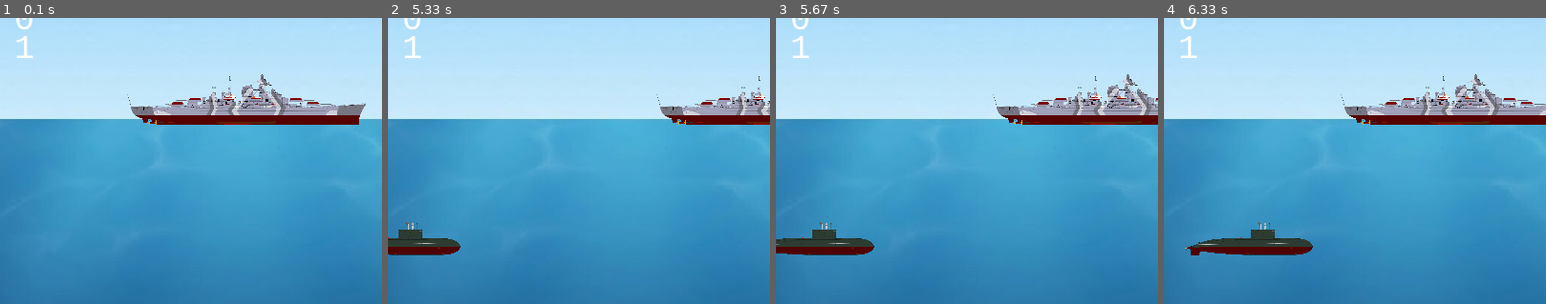
Above: before the commit, frames 1-4 (left to right).
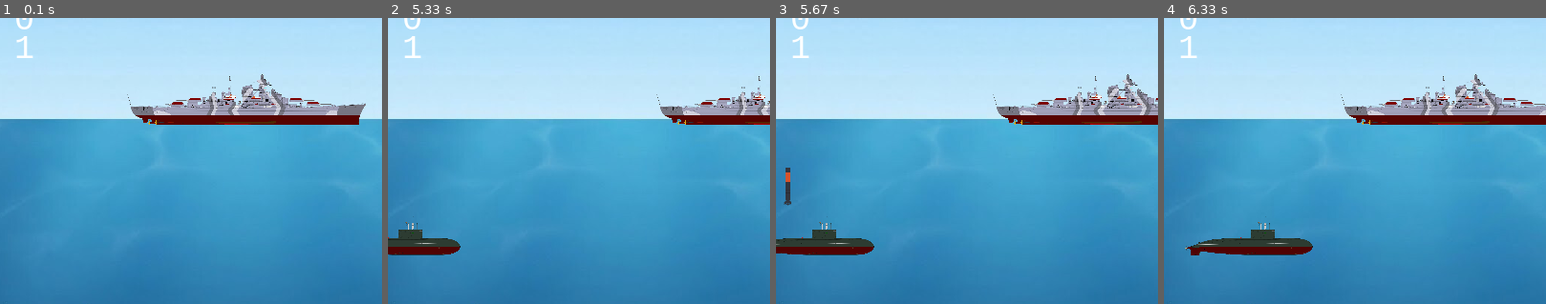
Above: after the commit, the same moments.

Repository: gaelBZH/PyGamesProject
Game: pygame game, started from Game.py
Same seed, same stepped clock (60 frames per second), same inputs: the game is played once before the commit and once after it.
Inputs (mouse positions are % of the whole screen's width and height, from its top left):
- Up to frame 1 (0.1 s): no input
- Up to frame 2 (5.33 s): click "Level: 1" at 0.38 s; hold Right 0.67-1.13 s; hold Right 1.17-1.63 s; right-click (60, 72) at 1.72 s; hold Left 2-2.53 s; hold Left 2.57-2.97 s; hold Right 3-3.63 s; hold Left 3.67-4.13 s; hold Right 4.17-4.63 s; hold Right 4.67-5.13 s; hold Left from 5.17 s (still down)
- Up to frame 3 (5.67 s): keep holding Left
- Up to frame 4 (6.33 s): release Left at 5.7 s; hold Left 5.73-6.13 s; hold Right from 6.17 s (still down)
The pictures show only the part of the screen within x 18-68%, y 5-55%; the shares and areas given below are measured in that part.

Frames 1-2 are identical in both runs. In frame 3, 0.2% of the frame differs, in the area x 2-4%, y 52-66%; in frame 4, nothing differs.

Commit message:
Update Game Name, Game Over and Add Ennemies Shooting

Diff:
--- a/Game.py
+++ b/Game.py
@@ -3,7 +3,7 @@
 import sys
 
 # Variables
-GAME_NAME = "PyGame Project"
+GAME_NAME = "King of the Ocean"
 SCREEN_WIDTH = 800
 SCREEN_HEIGHT = 600
 WHITE = (255, 255, 255)
@@ -18,6 +18,7 @@
 ENEMY_WIDTH = 135
 ENEMY_HEIGHT = 44
 
+ENNEMY_SHOOTRATE = 40 # 40%
 ENEMY_SPEED_MIN = 1
 ENEMY_SPEED_MAX = 2
 ENEMY_SPAWN_RATE = 105
@@ -26,6 +27,7 @@
 BULLET_WIDTH = 8
 BULLET_HEIGHT = 40
 BULLET_SPEED = 1
+ENEMY_BULLET_SPEED = 2
 MAX_BULLETS = 3
 
 LEVEL_1 = 0
@@ -54,21 +56,31 @@
     raw_image = pygame.image.load('./Sea3.png')
     background_image_3 = pygame.transform.scale(raw_image, (SCREEN_WIDTH, SCREEN_HEIGHT))
 except pygame.error as e:
-    print(f"Impossible de charger l'image de fond Sea : {e}\nFond noir par défaut.")
+    print(f"Unable to load Sea background image: {e}\nDefaulting to black background.")
+
+# Load Game Over Image
+gameover_image = None
+try:
+    raw_gameover_img = pygame.image.load('./gameover.png')
+    gameover_image = pygame.transform.scale(raw_gameover_img, (SCREEN_WIDTH, SCREEN_HEIGHT))
+except pygame.error as e:
+    print(f"Unable to load gameover.png image: {e}\nDefaulting to text.")
 
 player_image = None
 try:
     raw_player_img = pygame.image.load('./Ship2.png')
     player_image = pygame.transform.scale(raw_player_img, (PLAYER_WIDTH, PLAYER_HEIGHT))
 except pygame.error as e:
-    print(f"Impossible de charger l'image du joueur Ship.png : {e}\nRectangle bleu par défaut.")
+    print(f"Unable to load player image Ship.png: {e}\nDefaulting to blue rectangle.")
 
 torpilla_image = None
+enemy_torpilla_image = None
 try:
     raw_torpilla_img = pygame.image.load('./Torpilla.png')
     torpilla_image = pygame.transform.scale(raw_torpilla_img, (BULLET_WIDTH, BULLET_HEIGHT))
-except pygame.error as e:
-    print(f"Impossible de charger l'image de la torpille Torpilla.png : {e}\nRectangle vert par défaut.")
+    enemy_torpilla_image = pygame.transform.flip(torpilla_image, False, True)
+except pygame.error as e:
+    print(f"Unable to load torpedo image Torpilla.png: {e}\nDefaulting to green rectangle.")
 
 enemy_image_right = None
 enemy_image_left = None
@@ -77,7 +89,7 @@
     enemy_image_right = pygame.transform.scale(raw_enemy_img, (ENEMY_WIDTH, ENEMY_HEIGHT))
     enemy_image_left = pygame.transform.flip(enemy_image_right, True, False)
 except pygame.error as e:
-    print(f"Impossible de charger l'image de l'ennemi SubmarineA.png : {e}\nRectangle rouge par défaut.")
+    print(f"Unable to load enemy image SubmarineA.png: {e}\nDefaulting to red rectangle.")
 
 
 # Load Audio
@@ -86,9 +98,14 @@
     fire_sound = pygame.mixer.Sound('./sonar.mp3')
     fire_sound.set_volume(0.5)
 except pygame.error as e:
-    print(f"Erreur audio : {e}")
-
-pygame.mixer.music.play(loops=-1)
+    print(f"Audio error: {e}")
+    fire_sound = None
+
+if pygame.mixer.music.get_busy() == False:
+    try:
+        pygame.mixer.music.play(loops=-1)
+    except:
+        pass
 
 
 # Functions
@@ -114,6 +131,8 @@
 
 # Main Function
 def game_loop():
+    global MAX_BULLETS, ENEMY_SPEED_MIN, ENEMY_SPEED_MAX, MAX_ENEMIES, PLAYER_SPEED
+
     game_over = False
     game_close = False
     level = 1
@@ -123,15 +142,21 @@
 
     enemy_list = []
     bullet_list = []
+    enemy_bullet_list = []
     score = 0
     enemy_timer = 0
 
     while not game_close:
         while game_over:
-            screen.fill(BLACK)
-            message("Game Over!", RED, y_displace=-50, font=game_over_font)
-            message(f"Final Score: {score}", WHITE, y_displace=20)
-            message("Press Q-Quit or C-Play Again", WHITE, y_displace=70)
+            # If the Game Over image exists, display it, otherwise display the old black background with text
+            if gameover_image:
+                screen.blit(gameover_image, (0, 0))
+            else:
+                screen.fill(BLACK)
+                message("Game Over!", RED, y_displace=-50, font=game_over_font)
+
+            # Keep displaying score and controls on top
+            message(f"Final Score: {score}", WHITE, y_displace=-260)
             pygame.display.update()
 
             for event in pygame.event.get():
@@ -140,7 +165,7 @@
                 if event.type == pygame.KEYDOWN:
                     if event.key == pygame.K_q:
                         game_over, game_close = False, True
-                    if event.key == pygame.K_c:
+                    if event.key == pygame.K_p:
                         game_loop()
 
         # Events
@@ -167,25 +192,25 @@
                 if event.button == 1:   # Left
                     bullet_x = player_rect.left + 50
                     bullet_list.append(pygame.Rect(bullet_x, bullet_y, BULLET_WIDTH, BULLET_HEIGHT))
-                    fire_sound.play()
+                    if fire_sound: fire_sound.play()
 
                 elif event.button == 3: # Right
                     bullet_x = player_rect.right - 50
                     bullet_list.append(pygame.Rect(bullet_x, bullet_y, BULLET_WIDTH, BULLET_HEIGHT))
-                    fire_sound.play()
+                    if fire_sound: fire_sound.play()
 
         # Update Position
         player_rect.x += player_x_change
         player_rect.left = max(0, player_rect.left)
         player_rect.right = min(SCREEN_WIDTH, player_rect.right)
 
-        # Torpillas
+        # Player Torpedoes
         for bullet in bullet_list[:]:
             bullet.y += BULLET_SPEED
             if bullet.top > SCREEN_HEIGHT:
                 bullet_list.remove(bullet)
 
-        # Spawn Ennemies
+        # Spawn Enemies
         enemy_timer += 1
         if enemy_timer >= ENEMY_SPAWN_RATE and len(enemy_list) < MAX_ENEMIES:
             enemy_timer = 0
@@ -200,17 +225,42 @@
             enemy_y = random.randrange(175, SCREEN_HEIGHT - 50)
             enemy_list.append({
                 'rect': pygame.Rect(enemy_x, enemy_y, ENEMY_WIDTH, ENEMY_HEIGHT),
-                'speed': actual_speed
+                'speed': actual_speed,
+                'will_fire': random.random() <= ENNEMY_SHOOTRATE/100,
+                'fire_x': random.randrange(100, SCREEN_WIDTH - 100),
+                'has_fired': False
             })
 
-        # Ennemies Move
+        # Enemies Move and Fire
         for enemy_data in enemy_list[:]:
             enemy_rect = enemy_data['rect']
             enemy_rect.x += enemy_data['speed']
+
+            # Enemy Fire
+            if enemy_data['will_fire'] and not enemy_data['has_fired']:
+                if (enemy_data['speed'] > 0 and enemy_rect.centerx >= enemy_data['fire_x']) or \
+                   (enemy_data['speed'] < 0 and enemy_rect.centerx <= enemy_data['fire_x']):
+                    enemy_data['has_fired'] = True
+                    enemy_bullet_list.append(pygame.Rect(
+                        enemy_rect.centerx - BULLET_WIDTH // 2,
+                        enemy_rect.top,
+                        BULLET_WIDTH,
+                        BULLET_HEIGHT
+                    ))
+
+            # Delete Enemies outside
             if (enemy_data['speed'] > 0 and enemy_rect.left > SCREEN_WIDTH) or (enemy_data['speed'] < 0 and enemy_rect.right < 0):
                 enemy_list.remove(enemy_data)
 
-        # Collisions Torpillas/Ennemies
+        # Enemy Torpedoes / Player Collisions
+        for e_bullet in enemy_bullet_list[:]:
+            e_bullet.y -= ENEMY_BULLET_SPEED
+            if e_bullet.bottom < 170:
+                enemy_bullet_list.remove(e_bullet)
+            elif e_bullet.colliderect(player_rect):
+                game_over = True
+
+        # Player Torpedoes / Enemies Collisions
         for bullet in bullet_list[:]:
             for enemy_data in enemy_list[:]:
                 if bullet.colliderect(enemy_data['rect']):
@@ -227,7 +277,9 @@
                         level = 1
                     break
 
-        # Print
+        # ======================= Drawing =======================
+
+        # Draw Background and Update Levels
         if level == 1:
             screen.blit(background_image_1, (0, 0)) if background_image_1 else screen.fill(BLACK)
             MAX_BULLETS = 2
@@ -235,6 +287,7 @@
             ENEMY_SPEED_MAX = 1
             MAX_ENEMIES = 3
             PLAYER_SPEED = 2
+            ENNEMY_SHOOTRATE = 40
         elif level == 2:
             screen.blit(background_image_2, (0, 0)) if background_image_2 else screen.fill(BLACK)
             MAX_BULLETS = 5
@@ -242,6 +295,7 @@
             ENEMY_SPEED_MAX = 2
             MAX_ENEMIES = 6
             PLAYER_SPEED = 3
+            ENNEMY_SHOOTRATE = 60
         else:
             screen.blit(background_image_3, (0, 0)) if background_image_3 else screen.fill(BLACK)
             MAX_BULLETS = 8
@@ -249,13 +303,18 @@
             ENEMY_SPEED_MAX = 3
             MAX_ENEMIES = 8
             PLAYER_SPEED = 4
-
-
+            ENNEMY_SHOOTRATE = 80
+
+        # Draw UI
         for i in range(MAX_BULLETS - len(bullet_list)):
             x = SCREEN_WIDTH - 10 - (i + 1) * (BULLET_WIDTH + 15)
             y = 10
-            screen.blit(torpilla_image, (x, y))
-
+            if torpilla_image:
+                screen.blit(torpilla_image, (x, y))
+            else:
+                pygame.draw.rect(screen, GREEN, (x, y, BULLET_WIDTH, BULLET_HEIGHT))
+
+        # Draw Player and Enemies
         draw_player(player_rect)
         for enemy in enemy_list:
             if enemy_image_right and enemy_image_left:
@@ -266,11 +325,21 @@
             else:
                 pygame.draw.rect(screen, RED, enemy['rect'])
 
+        # Draw Player Torpedoes
         for bullet in bullet_list:
             if torpilla_image:
                 screen.blit(torpilla_image, (bullet.x, bullet.y))
             else:
                 pygame.draw.rect(screen, GREEN, bullet)
+
+        # Draw Enemy Torpedoes
+        for e_bullet in enemy_bullet_list:
+            if enemy_torpilla_image:
+                screen.blit(enemy_torpilla_image, (e_bullet.x, e_bullet.y))
+            else:
+                pygame.draw.rect(screen, RED, e_bullet)
+
+        # Draw Score and Level
         display_score(score)
         display_level(level)
 
Binary file added: gameover.png
